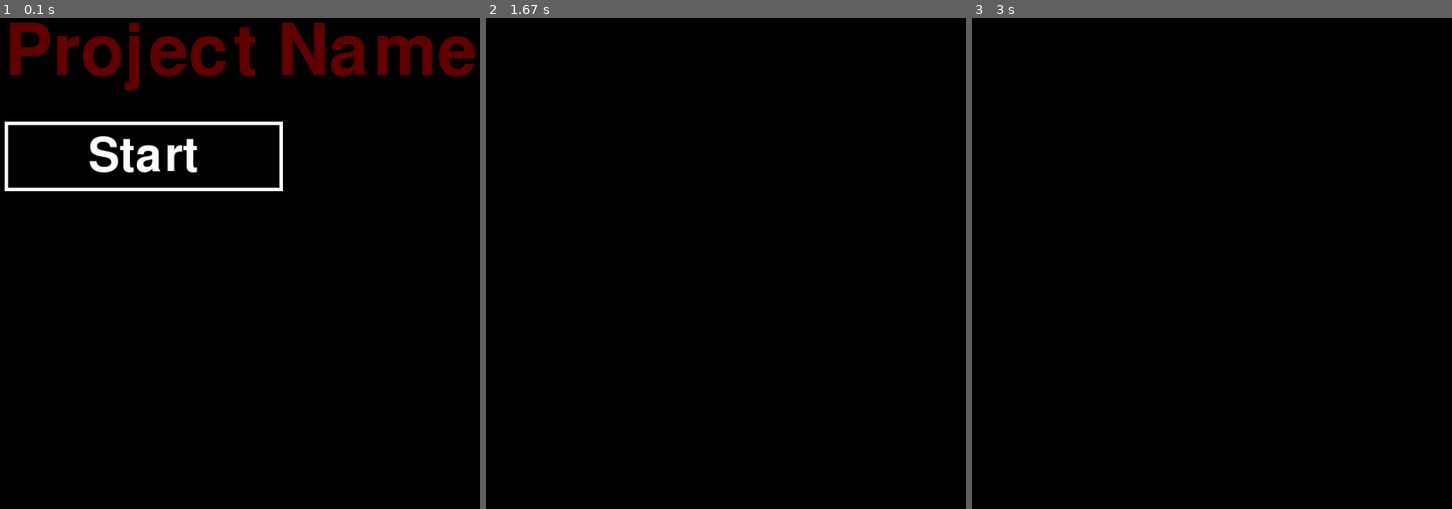
Above: before the commit, frames 1-3 (left to right).
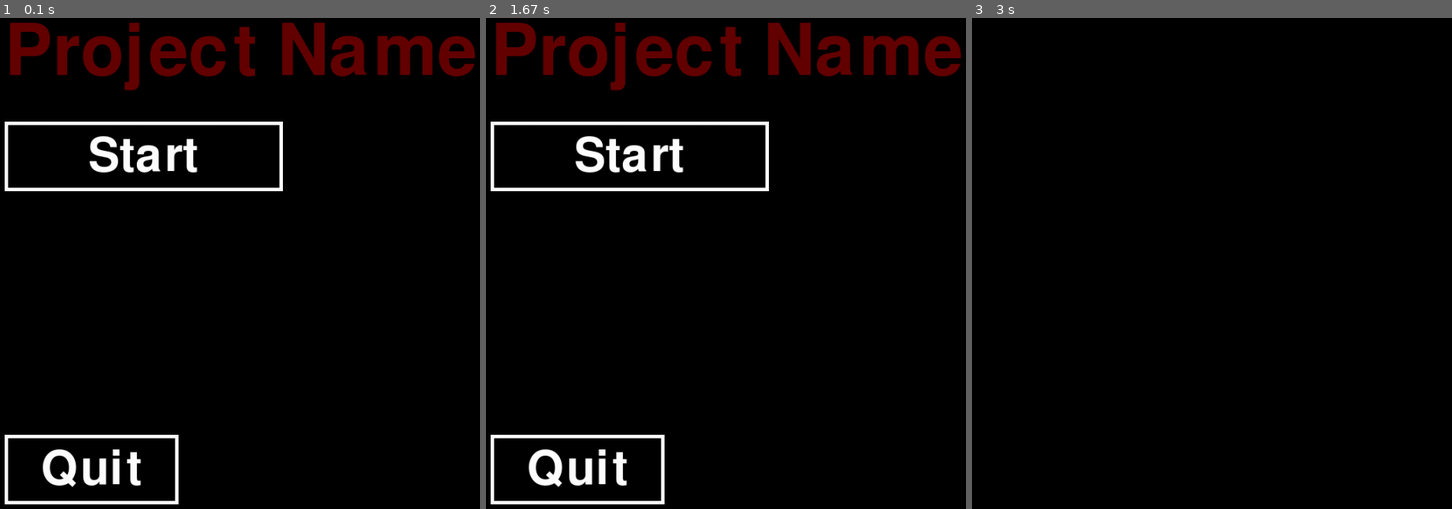
Above: after the commit, the same moments.

Repository: Kokande/PyGame-project
Game: pygame game, started from test.py
Two runs of this game, one before a commit and one after it. Both use one fixed random seed, a clock stepped at 60 frames per second and the inputs below.
Inputs (mouse positions are in pixels of both pictures, inside the frame that each line leads up to):
- Up to frame 1 (0.1 s): no input
- Up to frame 2 (1.67 s): click "Start" at 0.38 s; tap Esc at 0.67 s; tap Enter at 1 s
- Up to frame 3 (3 s): click (1072, 189) at 1.88 s

The runs differ from the first frame. In frame 1, 1.5% of the frame differs, in the area x 0-38%, y 84-100%; in frame 2, 8.0%, in the area x 0-100%, y 0-100%; in frame 3, nothing differs.

Commit message:
Simple Menu Finished

Diff:
--- a/test.py
+++ b/test.py
@@ -15,7 +15,7 @@
         self.border_weight = bw
         self.alt = alt
         self.screen = scr
-        self.func = (lambda: None, '')
+        self.func = (lambda x: None, None)
         self.text = pygame.font.Font(font[0], font[1]).render(text, 80, fc)
         self.border_color = border
         self.calm = True
@@ -46,7 +46,10 @@
 
     def mouse_released(self, mouse):
         if self.is_overlapping(mouse.pos):
-            self.func[0](self.func[1])
+            if self.func[1] is None:
+                self.func[0]()
+            else:
+                self.func[0](self.func[1])
             self.calm = True
         else:
             self.calm = True
@@ -64,6 +67,7 @@
         self.display = display
         self.mouse_down = False
         self.screen = self.Menu(self)
+        self.game = None
     """
     Класс самой игры
     """
@@ -78,7 +82,8 @@
             pass
 
         def key_pressed(self, key):
-            pass
+            if key.key == pygame.K_ESCAPE:
+                self.parent.change_screen(self.parent.Menu(self.parent))
 
         def mouse_moved(self, movement):
             pass
@@ -89,8 +94,11 @@
         def __init__(self, parent):
             self.parent = parent
             self.objects = {'buttons': [Button(self.parent.display, (50, 200), (400, 100),
-                                               text="Start", alt=(100, 0, 0))]}
+                                               text="Start", alt=(100, 0, 0)),
+                                        Button(self.parent.display, (50, 650), (250, 100),
+                                               text="Quit", alt=(100, 0, 0))]}
             self.objects['buttons'][0].set_act(self.parent.change_screen, value=self.parent.Game(self.parent))
+            self.objects['buttons'][1].set_act(self.parent.kill_the_game)
 
         def render(self):
             self.parent.display.blit(pygame.font.Font(None, 150).render("Project Name", 80,
@@ -107,12 +115,17 @@
         def key_pressed(self, key):
             if key.key == pygame.K_KP_ENTER:
                 self.parent.change_screen(self.parent.Game(self.parent))
+            elif key.key == pygame.K_ESCAPE:
+                self.parent.kill_the_game()
 
         def mouse_moved(self, mouse):
-            if self.parent.mouse_down:
-                for i in self.objects:
-                    for k in self.objects[i]:
-                        k.mouse_down_track(mouse)
+            for i in self.objects:
+                for k in self.objects[i]:
+                    k.mouse_down_track(mouse)
+
+    """
+    Методы класса Game
+    """
 
     def kill_the_game(self):
         self.on = False
@@ -121,6 +134,8 @@
         self.screen.render()
 
     def change_screen(self, scr):
+        if type(self.screen) == Game.Game:
+            self.save_game_state()
         self.screen = scr
 
     def key_pressed(self, key):
@@ -129,6 +144,7 @@
     def mouse_pressed(self, mouse, up=False):
         if not up:
             self.mouse_down = True
+            self.mouse_moved(mouse)
         else:
             self.mouse_down = False
             self.screen.mouse_pressed(mouse)
@@ -138,6 +154,9 @@
 
     def mouse_moved(self, mouse):
         self.screen.mouse_moved(mouse)
+
+    def save_game_state(self):
+        self.game = self.screen
 
 
 if __name__ == '__main__':
